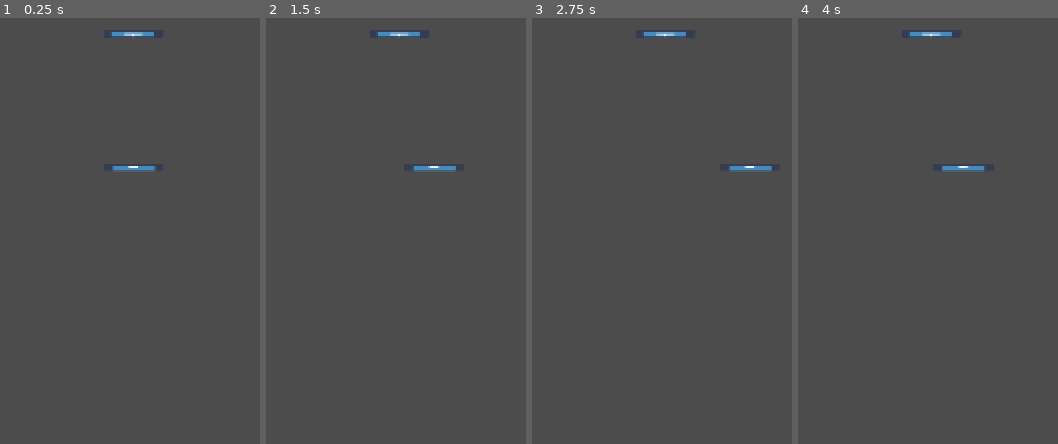
Above: before the commit, frames 1-4 (left to right).
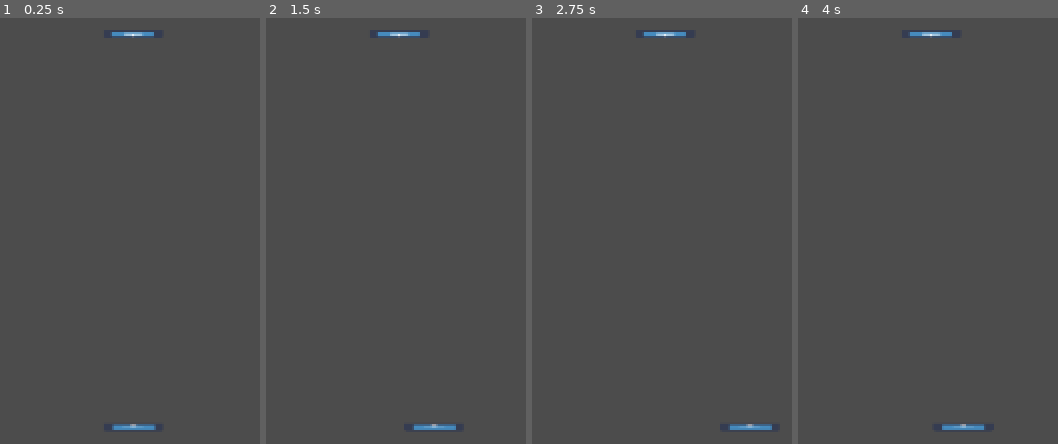
Above: after the commit, the same moments.

Repository: LDiazN/portal_breaker
Game: Godot game, scene res://Racket/test.tscn
Two runs of this game, one before a commit and one after it. Both use one fixed random seed, a clock stepped at 60 frames per second and the inputs below. The project has no main scene, so this scene is started directly. The engine's default icon, where the game draws it, is replaced by a stand-in: a white triangle on a blue panel in a dark square.
Inputs (mouse positions are in pixels of both pictures, inside the frame that each line leads up to):
- Up to frame 1 (0.25 s): no input
- Up to frame 2 (1.5 s): tap Enter (shoot_ball) at 0.5, 0.6, 1.35 s; move the mouse to (outside the picture) at 0.52 s; hold D (b_racket_right) 0.53-1.28 s; move the mouse to (outside the picture) at 1.27 s; hold Down (ui_down) from 1.28 s (still down)
- Up to frame 3 (2.75 s): tap Space at 2 s; move the mouse to (outside the picture) at 2.02 s; release Down (ui_down) at 2.03 s; hold D (b_racket_right) from 2.03 s (still down); tap Enter (shoot_ball) at 2.1 s
- Up to frame 4 (4 s): tap Enter (shoot_ball) at 2.75, 2.85, 3.6 s; move the mouse to (891, 337) at 2.77 s; release D (b_racket_right) at 2.78 s; hold Up (ui_up) 2.78-3.53 s; tap Space at 3.5 s; move the mouse to (outside the picture) at 3.52 s; hold A (b_racket_left) from 3.53 s (still down)

The runs differ from the first frame. In frame 1, 0.5% of the frame differs, in the area x 43-60%, y 34-97%; in frame 2, 0.5%; in frame 3, 0.5%; in frame 4, 0.5%.

Commit message:
Bye bye autoload

Diff:
--- a/portal_brick/Ball/BallMovement.gd
+++ b/portal_brick/Ball/BallMovement.gd
@@ -9,11 +9,14 @@
 # Emitted when the ball is shot
 signal ball_shot;
 
+var gameManager;
+
 func _ready():
 	isMoving = false;
+	gameManager = get_node("../GameManager");
 
-	GameManager.connect("game_started", self, "EnableBall");
-	GameManager.connect("game_over", self, "DestroyBall");
+	gameManager.connect("game_started", self, "EnableBall");
+	gameManager.connect("game_over", self, "DestroyBall");
 
 # Enables ball movement
 func EnableBall():
--- a/portal_brick/Ball/RespawnSystem.gd
+++ b/portal_brick/Ball/RespawnSystem.gd
@@ -7,9 +7,14 @@
 
 signal ball_out;
 
+var playAreaManager;
+var gameManager;
+
 # Called when the node enters the scene tree for the first time.
 func _ready():
 	var ki = get_parent();
+	playAreaManager = get_node("../../PlayAreaManager")
+	gameManager = get_node("../../GameManager");
 	topRacket = get_node(topRacketPath);
 	bottomRacket = get_node(bottomRacketPath);
 
@@ -19,29 +24,29 @@
 
 # Respawns ball and sets its position
 func RespawnBall():
-	if (GameManager.lives <= 0):
+	if (gameManager.lives <= 0):
 		return;
 	var ki = get_parent();
 
 	# Si se fue por arriba
-	if (global_position.y < (PlayAreaManager.origin + Vector2.UP * (PlayAreaManager.height + 10)).y):
+	if (global_position.y < (playAreaManager.origin + Vector2.UP * (playAreaManager.height + 10)).y):
 		print("por arriba");
 		ki.DisableBall();
 		if (topRacket != null):
 			ki.global_position = topRacket.global_position + Vector2.DOWN * 20;
 			print(topRacket.global_position)
 		else:
-			ki.global_position = PlayAreaManager.origin;
+			ki.global_position = playAreaManager.origin;
 		emit_signal("ball_out");
-		GameManager.loose_life();
+		gameManager.loose_life();
 		topRacket.get_node("Shooting System").MoreShooty();
 	# Si se fue por abajo
-	elif (global_position.y > (PlayAreaManager.origin + Vector2.DOWN * (PlayAreaManager.height + 10)).y):
+	elif (global_position.y > (playAreaManager.origin + Vector2.DOWN * (playAreaManager.height + 10)).y):
 		ki.DisableBall();
 		if (bottomRacket != null):
 			ki.global_position = bottomRacket.global_position + Vector2.UP * 20;
 		else:
-			ki.global_position = PlayAreaManager.origin;
+			ki.global_position = playAreaManager.origin;
 		emit_signal("ball_out");
-		GameManager.loose_life();
+		gameManager.loose_life();
 		bottomRacket.get_node("Shooting System").MoreShooty();
--- a/portal_brick/Ball/block_test.tscn
+++ b/portal_brick/Ball/block_test.tscn
@@ -5,6 +5,9 @@
 [ext_resource path="res://tilemap/block_map_2B.tscn" type="PackedScene" id=3]
 
 [node name="Node2D" type="Node2D"]
+__meta__ = {
+"_edit_horizontal_guides_": [ 0.0169373, 606.742 ]
+}
 
 [node name="Ball" parent="." instance=ExtResource( 1 )]
 position = Vector2( 331.671, 47.6136 )
--- a/portal_brick/GameManager/PlayAreaManager.gd
+++ b/portal_brick/GameManager/PlayAreaManager.gd
@@ -6,3 +6,12 @@
 export var width: float = 200;
 # Half height
 export var height: float = 200;
+
+func _ready():
+	# El 50 es el ancho de las raquetas
+	var lw = get_child(0);
+	var rw = get_child(1);
+	lw.position = origin - Vector2.RIGHT * (50 + (width / 2));
+	rw.position = origin + Vector2.RIGHT * (50 + (width / 2));
+	lw.get_node("CollisionShape2D").get_shape().set_extents(Vector2(10, height * 2));
+	rw.get_node("CollisionShape2D").get_shape().set_extents(Vector2(10, height * 2));
--- a/portal_brick/GameManager/PlayAreaManager.tscn
+++ b/portal_brick/GameManager/PlayAreaManager.tscn
@@ -1,9 +1,24 @@
-[gd_scene load_steps=2 format=2]
+[gd_scene load_steps=3 format=2]
 
 [ext_resource path="res://GameManager/PlayAreaManager.gd" type="Script" id=1]
+
+[sub_resource type="RectangleShape2D" id=1]
+extents = Vector2( 10, 190 )
 
 [node name="PlayAreaManager" type="Node2D"]
 script = ExtResource( 1 )
 origin = Vector2( 200, 170 )
 width = 300.0
 height = 170.0
+
+[node name="LW" type="KinematicBody2D" parent="."]
+position = Vector2( -70, 0 )
+
+[node name="CollisionShape2D" type="CollisionShape2D" parent="LW"]
+shape = SubResource( 1 )
+
+[node name="RW" type="KinematicBody2D" parent="."]
+position = Vector2( 70, 0 )
+
+[node name="CollisionShape2D" type="CollisionShape2D" parent="RW"]
+shape = SubResource( 1 )
--- a/portal_brick/Racket/Racket.gd
+++ b/portal_brick/Racket/Racket.gd
@@ -2,10 +2,12 @@
 
 export var _linkedToPath: NodePath;
 export var _isTopOne: bool;
+var playAreaManager;
 
 func _ready():
+	playAreaManager = get_node("../PlayAreaManager")
 	if (_isTopOne):
-		position = PlayAreaManager.origin + Vector2.UP * PlayAreaManager.height;
+		position = playAreaManager.origin + Vector2.UP * playAreaManager.height;
 		global_rotation_degrees = 180;
 	else:
-		position = PlayAreaManager.origin - Vector2.UP * PlayAreaManager.height;
+		position = playAreaManager.origin - Vector2.UP * playAreaManager.height;
--- a/portal_brick/Racket/Racket.tscn
+++ b/portal_brick/Racket/Racket.tscn
@@ -11,6 +11,9 @@
 
 [node name="Racket" type="Node2D"]
 script = ExtResource( 1 )
+__meta__ = {
+"_edit_vertical_guides_": [ 50.5796 ]
+}
 _isTopOne = false
 
 [node name="Shooting System" type="Node2D" parent="."]
--- a/portal_brick/Racket/RacketMovement.gd
+++ b/portal_brick/Racket/RacketMovement.gd
@@ -21,19 +21,27 @@
 # this is half
 export var racketWidth : float = 5;
 
+var playAreaManager;
+var gameManager;
 # Called when the node enters the scene tree for the first time.
 func _ready():
 	isActive = false;
 	isTop = get_parent()._isTopOne;
-	playAreaOrigin = PlayAreaManager.origin;
-	playAreaWidth = PlayAreaManager.width;
+
+	gameManager = get_node("../../GameManager");
+	playAreaManager = get_node("../../PlayAreaManager");
 	ball = get_node(ballPath);
+
+
+	playAreaOrigin = playAreaManager.origin;
+	playAreaWidth = playAreaManager.width;
 
 	if (ball != null):
 		ball.get_node("RespawnSystem").connect("ball_out", self, "DisableRacket");
 		ball.connect("ball_shot", self, "EnableRacket");
-	GameManager.connect("game_started", self, "EnableRacket");
-	GameManager.connect("game_over", self, "DisableRacket");
+
+	gameManager.connect("game_started", self, "EnableRacket");
+	gameManager.connect("game_over", self, "DisableRacket");
 
 # Conectar a la senal de game_over y de perdida de pelota o shooting_phase
 func DisableRacket():
--- a/portal_brick/Racket/Shooting System.gd
+++ b/portal_brick/Racket/Shooting System.gd
@@ -5,19 +5,22 @@
 export var isActive : bool = false;
 export var isShooting: bool = false;
 
+var gameManager;
+
+func _ready():
+	ball = get_node(ballPath);
+	gameManager = get_node("../../GameManager");
+	if (ball == null):
+		print("No ball setted up :( BIG F");
+
 # Disables the shooting
 func NoMoreShooty():
 	isShooting = false;
 
 # Enables the shooting
 func MoreShooty():
-	if (GameManager.lives > 0):
+	if (gameManager.lives > 0):
 		isShooting = true;
-
-func _ready():
-	ball = get_node(ballPath);
-	if (ball == null):
-		print("No ball setted up :( BIG F");
 
 func _process(delta):
 	if (!isActive):
--- a/portal_brick/Racket/TPArea.gd
+++ b/portal_brick/Racket/TPArea.gd
@@ -12,6 +12,8 @@
 	# We need height and that kind of shit
 	if (!_isActive):
 		return;
+	if (body.name != "Ball"):
+		return;
 	if (_linkedPortal != null):
 		var diff : float = (body.global_position.x - global_position.x);
 		# El -1 del transform es just because fuck you godot
--- a/portal_brick/Racket/test.tscn
+++ b/portal_brick/Racket/test.tscn
@@ -1,12 +1,18 @@
-[gd_scene load_steps=4 format=2]
+[gd_scene load_steps=5 format=2]
 
-[ext_resource path="res://Racket/Racket.tscn" type="PackedScene" id=1]
-[ext_resource path="res://Ball/Ball.tscn" type="PackedScene" id=2]
-
-[sub_resource type="RectangleShape2D" id=1]
-extents = Vector2( 50, 240 )
+[ext_resource path="res://GameManager/PlayAreaManager.tscn" type="PackedScene" id=1]
+[ext_resource path="res://GameManager/GameManager.tscn" type="PackedScene" id=2]
+[ext_resource path="res://Racket/Racket.tscn" type="PackedScene" id=3]
+[ext_resource path="res://Ball/Ball.tscn" type="PackedScene" id=4]
 
 [node name="Node2D" type="Node2D"]
+
+[node name="PlayAreaManager" parent="." instance=ExtResource( 1 )]
+position = Vector2( 0, 0.405376 )
+origin = Vector2( 200, 500 )
+height = 500.0
+
+[node name="GameManager" parent="." instance=ExtResource( 2 )]
 
 [node name="Camera2D" type="Camera2D" parent="."]
 position = Vector2( 270, 300 )
@@ -14,8 +20,7 @@
 zoom = Vector2( 2.68, 3.97 )
 editor_draw_limits = true
 
-[node name="Racket" parent="." instance=ExtResource( 1 )]
-editor/display_folded = true
+[node name="Racket" parent="." instance=ExtResource( 3 )]
 position = Vector2( 190, 200 )
 _linkedToPath = NodePath("../Racket2")
 
@@ -49,8 +54,7 @@
 editor/display_folded = true
 position = Vector2( 0, 9.59462 )
 
-[node name="Ball" parent="." instance=ExtResource( 2 )]
-editor/display_folded = true
+[node name="Ball" parent="." instance=ExtResource( 4 )]
 modulate = Color( 0.290196, 1, 0, 1 )
 position = Vector2( 200, 180 )
 speed = 200.0
@@ -61,18 +65,6 @@
 topRacketPath = NodePath("../../Racket2")
 bottomRacketPath = NodePath("../../Racket")
 
-[node name="KinematicBody2D" type="KinematicBody2D" parent="."]
-position = Vector2( 330, 130 )
-
-[node name="CollisionShape2D" type="CollisionShape2D" parent="KinematicBody2D"]
-shape = SubResource( 1 )
-
-[node name="KinematicBody2D2" type="KinematicBody2D" parent="."]
-position = Vector2( -10, 140 )
-
-[node name="CollisionShape2D" type="CollisionShape2D" parent="KinematicBody2D2"]
-shape = SubResource( 1 )
-
 [editable path="Racket"]
 
 [editable path="Racket2"]
--- a/portal_brick/project.godot
+++ b/portal_brick/project.godot
@@ -17,11 +17,6 @@
 
 config/name="portal_brick"
 config/icon="res://icon.png"
-
-[autoload]
-
-GameManager="*res://GameManager/GameManager.tscn"
-PlayAreaManager="*res://GameManager/PlayAreaManager.tscn"
 
 [input]
 
Not shown: 1 places in portal_brick/Racket/test.tscn that only renumber resources
Not shown: 1 places in portal_brick/tilemap/block.tscn that only renumber resources
